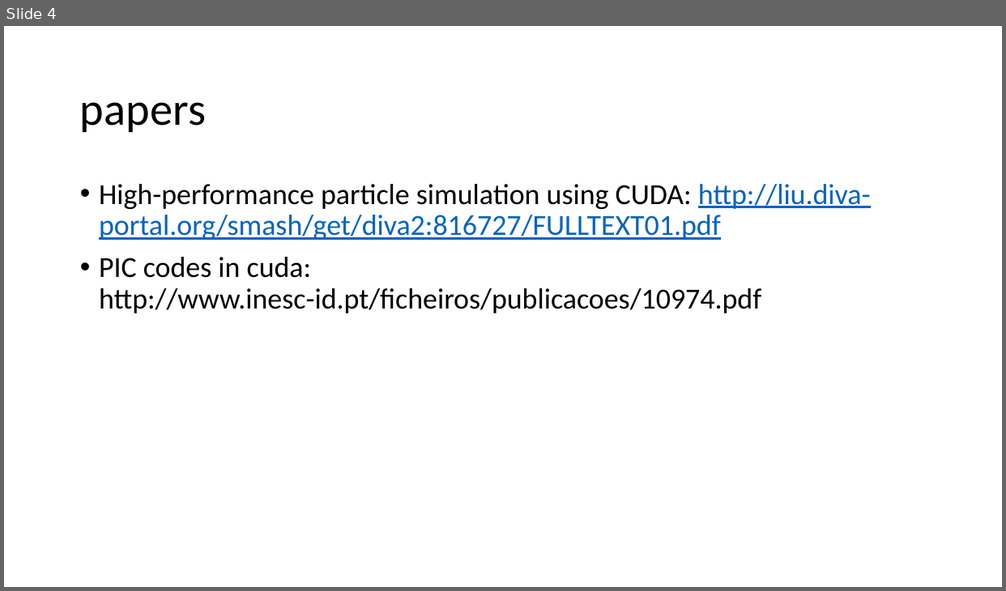
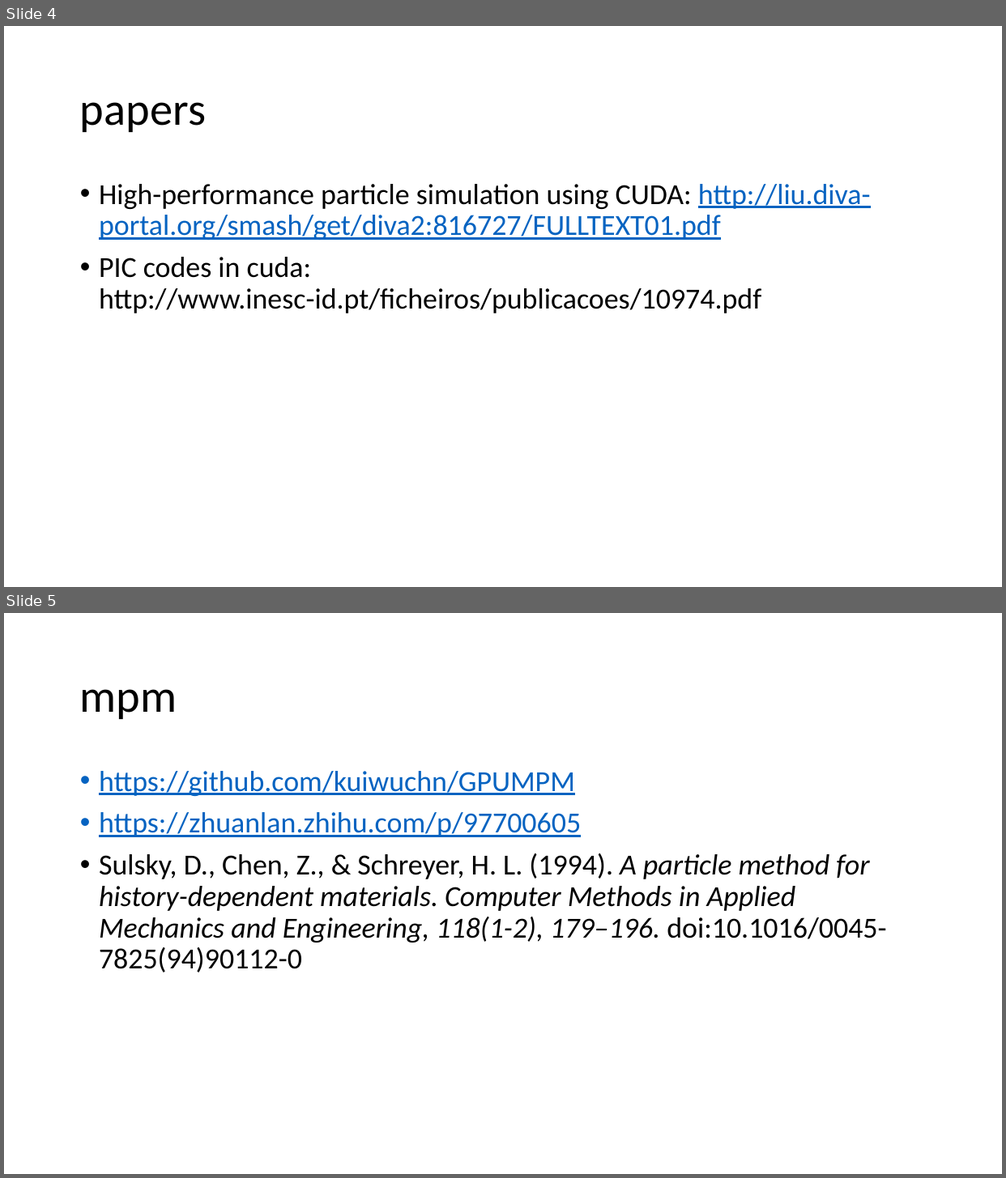
Before and after one commit to UML-Ionosphere-Plasmasphere-Modeling/Coupling-Model, a slide deck: Computational-books&papers/cuda.pptx. Shown one above the other, each under a label of ours: slide 4 before the commit, slides 4 and 5 after it. The pictures are 1006x591 and 1006x1178 pixels, drawn with LibreOffice and Linux fonts; fonts in the diff are those of the drawing. Boxes give left, top, right and bottom in pixels: in the first picture for what was removed or moved away, otherwise in the second. Text is boxed around its words. In the diff, an @@ line names an element or a change of style, - is before the commit and + after.

Commit message:
12

```diff
--- a/Computational-books&papers/cuda.pptx
+++ b/Computational-books&papers/cuda.pptx
@@ slide 5 added at bbox=[4, 613, 1002, 1174], background #FFFFFF @@
@@ title added at bbox=[80, 689, 177, 719], 44 pt, text #000000 @@
+mpm
@@ text added at bbox=[99, 771, 886, 973], 28 pt, text #000000 @@
+• https://github.com/kuiwuchn/GPUMPM
+• https://zhuanlan.zhihu.com/p/97700605
+• Sulsky, D., Chen, Z., & Schreyer, H. L. (1994). A particle method for history-dependent materials. Computer Methods in Applied Mechanics and Engineering, 118(1-2), 179–196. doi:10.1016/0045-7825(94)90112-0
```
